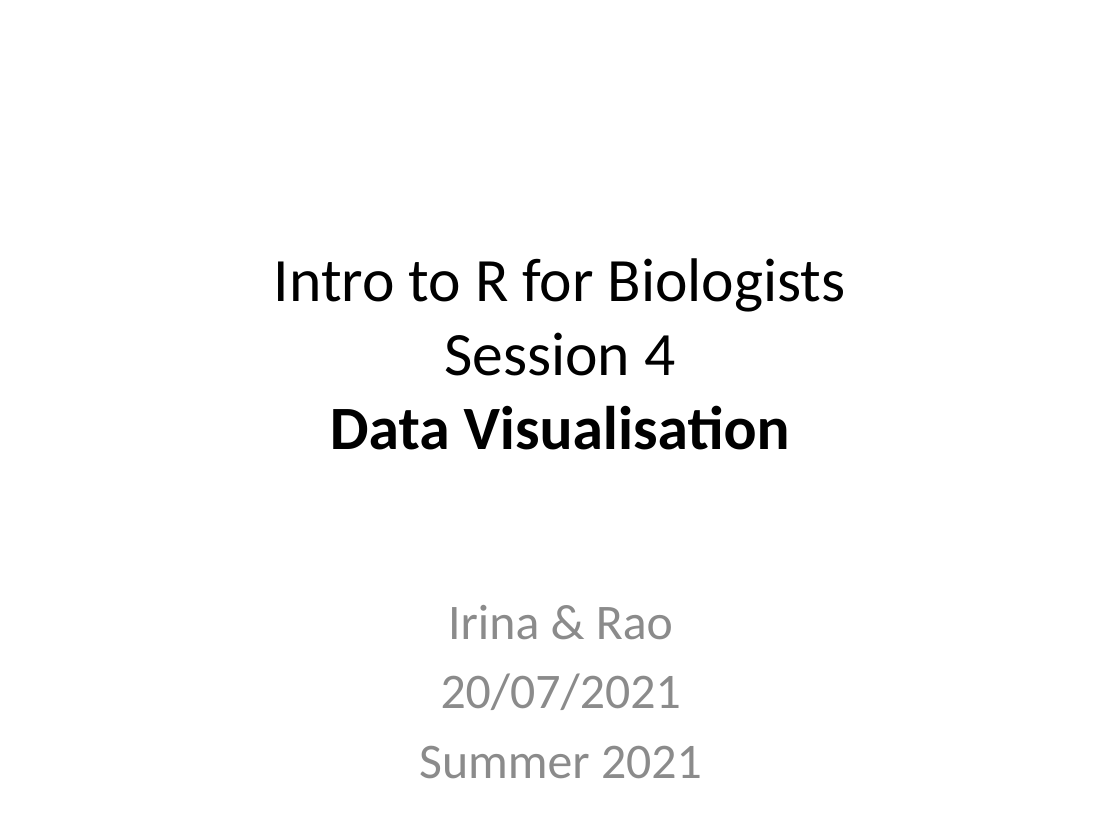
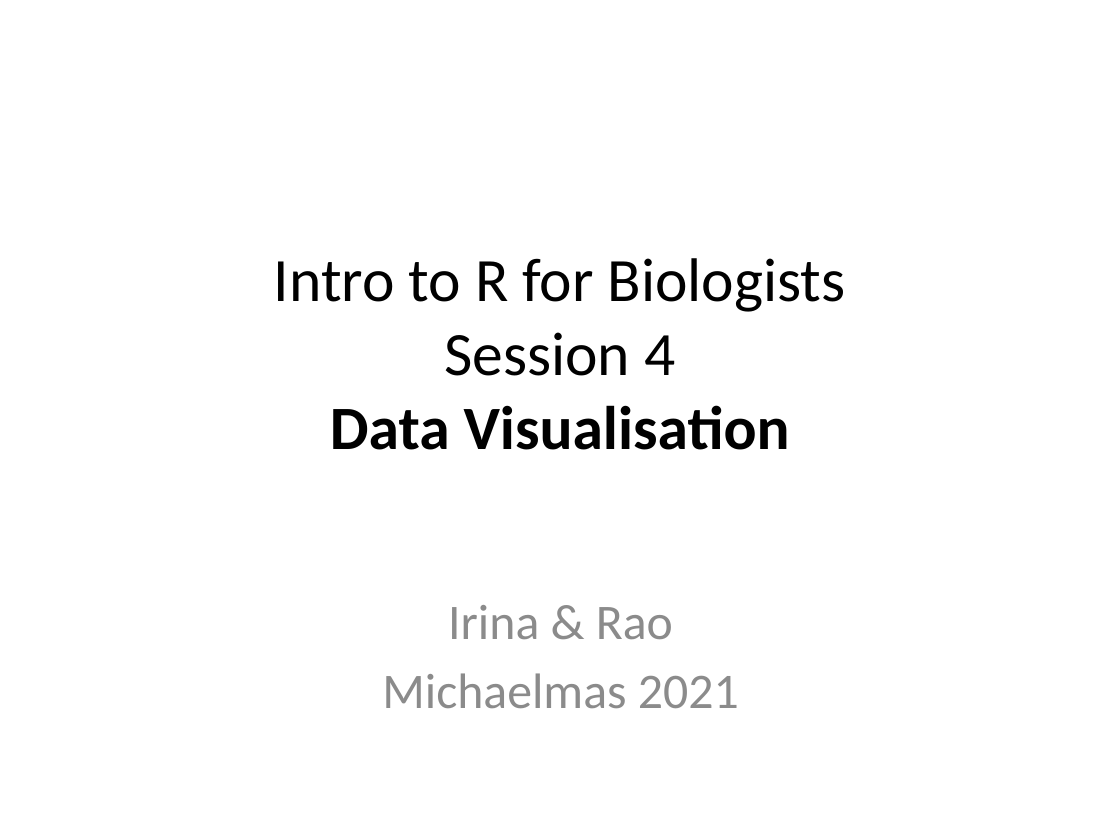
Before and after one commit to sraorao/MSD_R_course_MT2021, a slide deck: slide 1 of powerpoint files/Session4.pptx. Drawn at 1120x840 pixels with LibreOffice and Linux fonts; fonts in the diff are those of the drawing. Boxes give left, top, right and bottom in pixels: in the first picture for what was removed or moved away, otherwise in the second. Text is boxed around its words. In the diff, an @@ line names an element or a change of style, - is before the commit and + after.

```diff
--- a/powerpoint files/Session4.pptx
+++ b/powerpoint files/Session4.pptx
@@ subtitle at (382, 673, 739, 708): text changed @@
-20/07/2021
-Summer 2021
+Michaelmas 2021
```
Also in this commit, not shown: 15 other files.
